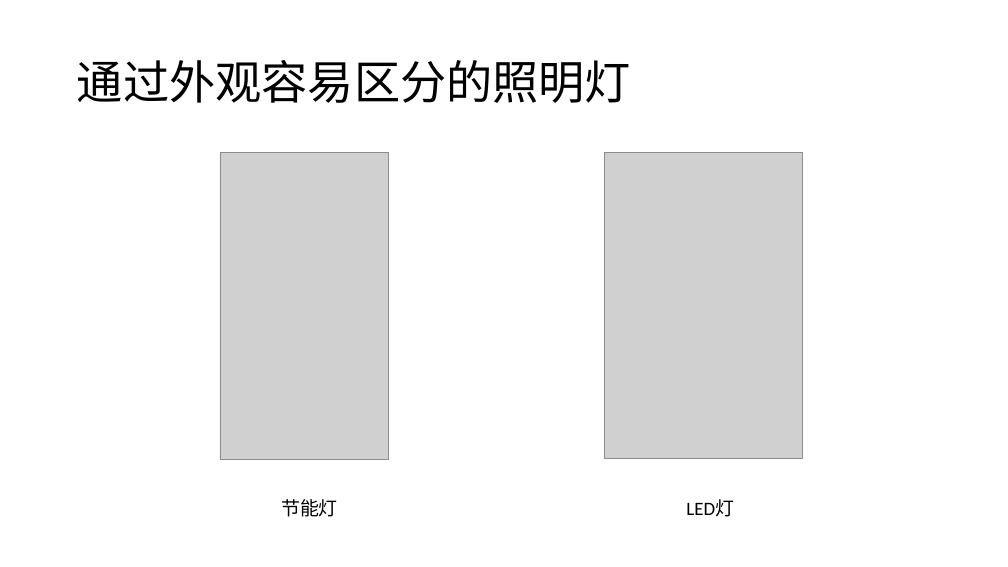
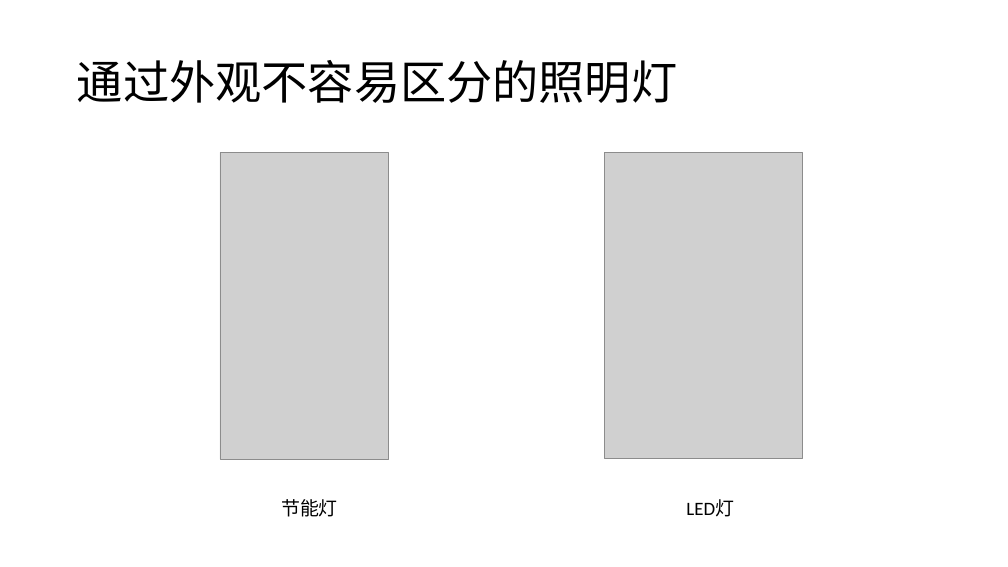
Before and after one commit to plter/HandwriteRecognizerCourse, a slide deck: slide 5 of 机器学习之手写识别.pptx. Drawn at 1008x567 pixels with LibreOffice and Linux fonts; fonts in the diff are those of the drawing; grey boxes stand for pictures. Boxes give left, top, right and bottom in pixels: in the first picture for what was removed or moved away, otherwise in the second. Text is boxed around its words. In the diff, an @@ line names an element or a change of style, - is before the commit and + after.

Commit message:
实现照明灯识别程序

```diff
--- a/机器学习之手写识别.pptx
+++ b/机器学习之手写识别.pptx
@@ title at <box>77,60,678,103</box>: text changed @@
-通过外观容易区分的照明灯
+通过外观不容易区分的照明灯
```
Also in this commit, not shown: 2 other files.
